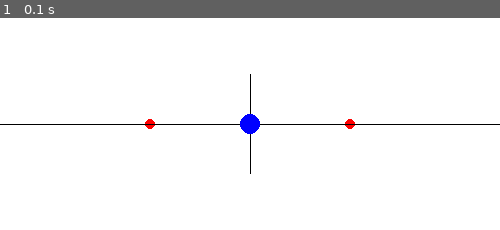
Above: before the commit, frame 1.
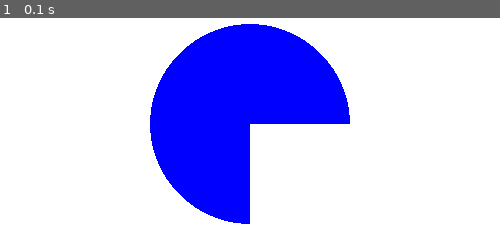
Above: after the commit, the same moment.

Repository: pecu/PecuLab4SEP
Game: pygame game, started from Empty.py
The game is run twice, just before and just after one commit, with the same random seed, the same clock (stepped at 60 frames per second) and the same inputs.
Inputs:
- Up to frame 1 (0.1 s): no input

The runs differ from the first frame. In frame 1, 22% of the frame differs, in the area x 0-100%, y 2-98%.

Commit message:
pygame範例

Diff:
--- a/Empty.py
+++ b/Empty.py
@@ -21,58 +21,31 @@
 
 while running:
 
+    #============接收指令區塊============
 
-    # Did the user click the window close button?
-
+    #等待使用者給予指令
     for event in pygame.event.get():
-
+        #當接收到畫布上的離開時，直接跳開while，結束程式
         if event.type == pygame.QUIT:
-
             running = False
 
-        if event.type == pygame.KEYDOWN:
+    #============畫布區塊============
 
-            if event.key == pygame.K_RIGHT:
-
-                X = X + 2
-
-            if event.key == pygame.K_LEFT:
-
-                X = X - 2
-
-
-    # Fill the background with white
-
+    #畫布的顏色
     screen.fill((255, 255, 255))
 
 
-    # Draw a solid blue circle in the center
+    #畫圓形
+    pygame.draw.circle(screen, (0, 0, 255), (X, Y), 100)
 
+    #畫四方形
+    surf = pygame.Surface((100, 100)) #四方型的長寬
+    surf.fill((255, 255, 255)) #四方型的顏色
+    rect = surf.get_rect()
+    screen.blit(surf, (X, Y)) #四方形中心點的座標
 
-    pygame.draw.circle(screen, (255, 0, 0), (350, Y), 5)
-    pygame.draw.circle(screen, (255, 0, 0), (150, Y), 5)
+    #============畫布區塊============
 
-
-
-    surf = pygame.Surface((500, 1))
-    surf.fill((0,0,0))
-    rect = surf.get_rect()
-    screen.blit(surf, (0, Y))
-
-    surf = pygame.Surface((1, 100))
-    surf.fill((0,0,0))
-    rect = surf.get_rect()
-    screen.blit(surf, (250, 200))
-
-
-    pygame.draw.circle(screen, (0, 0, 255), (X, Y), 10)
-
-
-    # Flip the display
-
+    #將所有圖形顯示在畫布上
     pygame.display.flip()
-
-
-# Done! Time to quit.
-
 pygame.quit()
